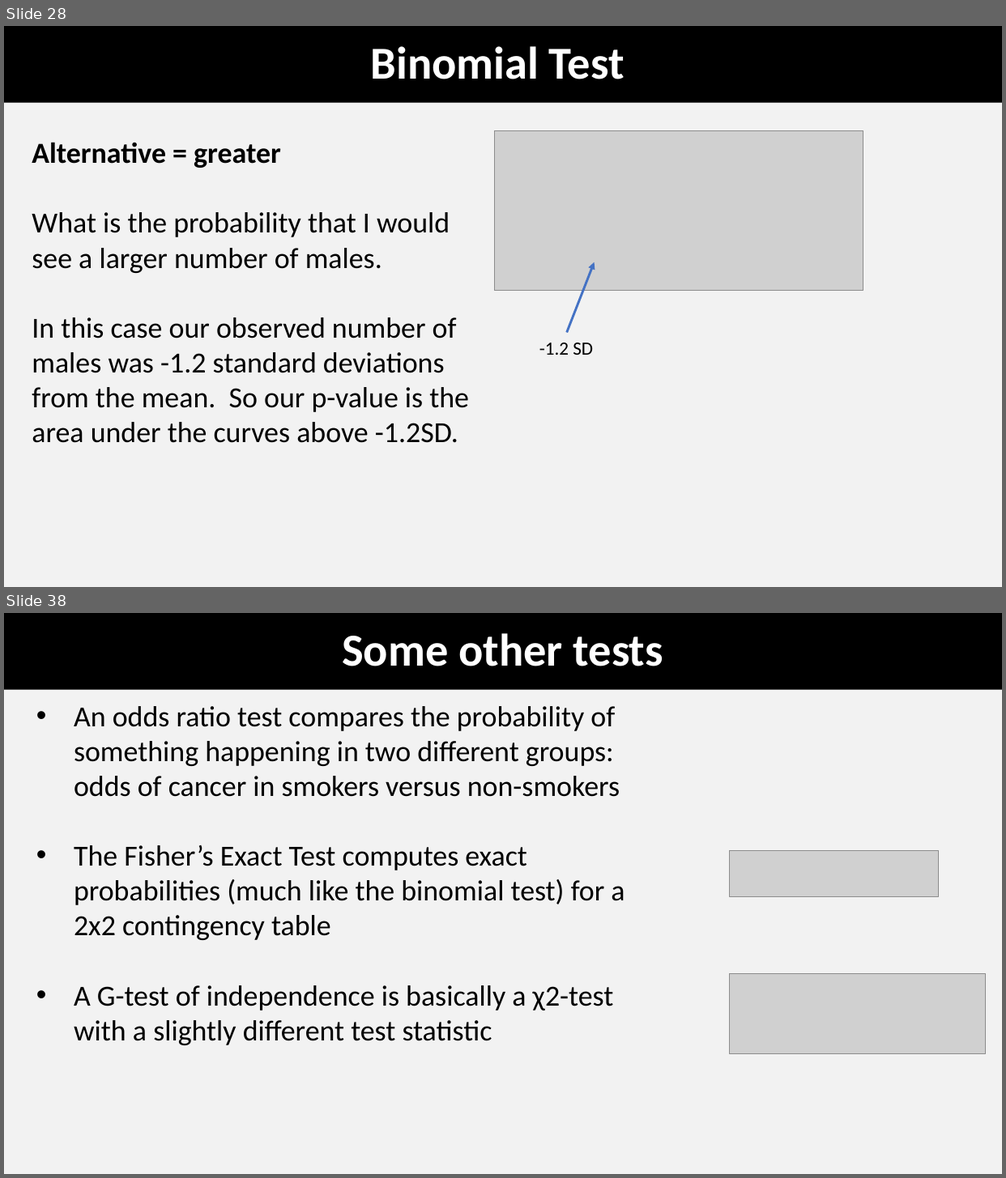
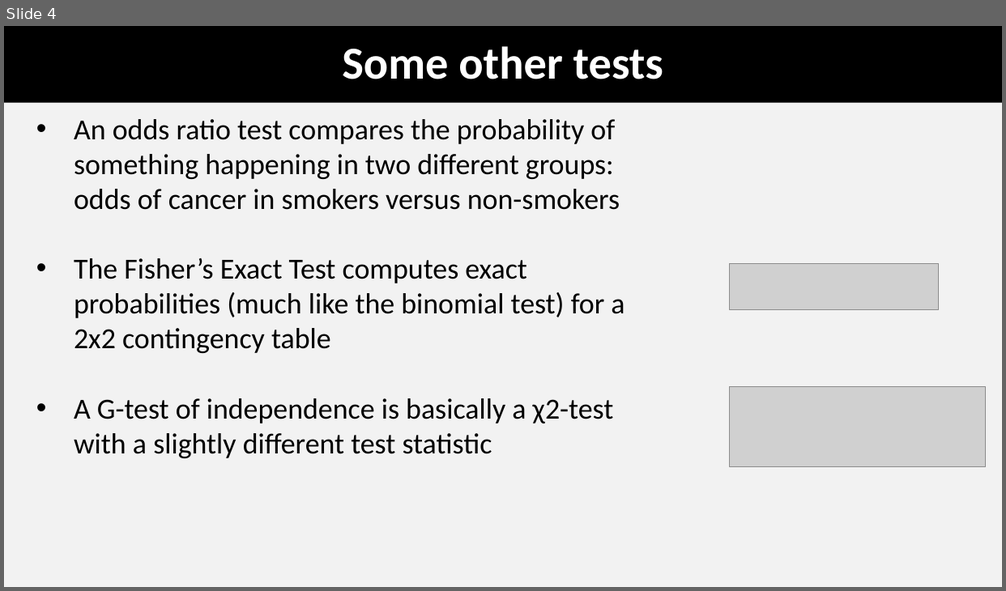
Before and after one commit to coleoguy/coleoguy.github.io, a slide deck: teaching/expdes/lectures/working/lec4.pptx. Shown one above the other, each under a label of ours: slides 28 and 38 before the commit, slide 4 after it; the slides between them are not shown. The pictures are 1006x1178 and 1006x591 pixels, drawn with LibreOffice and Linux fonts; fonts in the diff are those of the drawing; grey boxes stand for pictures. Boxes give left, top, right and bottom in pixels: in the first picture for what was removed or moved away, otherwise in the second. Text is boxed around its words. In the diff, an @@ line names an element or a change of style, - is before the commit and + after.

```diff
--- a/teaching/expdes/lectures/working/lec4.pptx
+++ b/teaching/expdes/lectures/working/lec4.pptx
@@ slide 28 removed at bbox=[4, 26, 1002, 587], background #F2F2F2 @@
@@ title removed at bbox=[4, 26, 1002, 102] @@
-Binomial Test
@@ text removed at bbox=[32, 142, 469, 443] @@
-Alternative = greater
-What is the probability that I would see a larger number of males.
-In this case our observed number of males was -1.2 standard deviations from the mean. So our p-value is the area under the curves above -1.2SD.
@@ picture removed at bbox=[494, 130, 863, 291] @@
@@ arrow removed from (567, 333) to (594, 263) @@
@@ text removed at bbox=[539, 343, 593, 355] @@
--1.2 SD
@@ what was slide 38 is now slide 4 @@
```
Also in this commit, not shown: 33 other slides removed, 10 other files.
